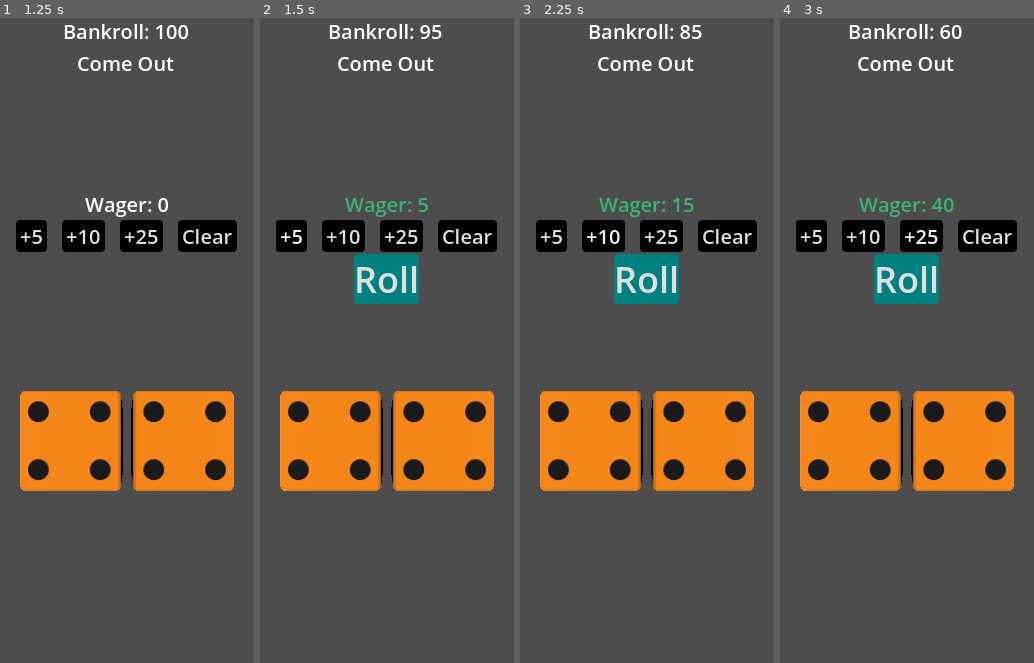
Above: before the commit, frames 1-4 (left to right).
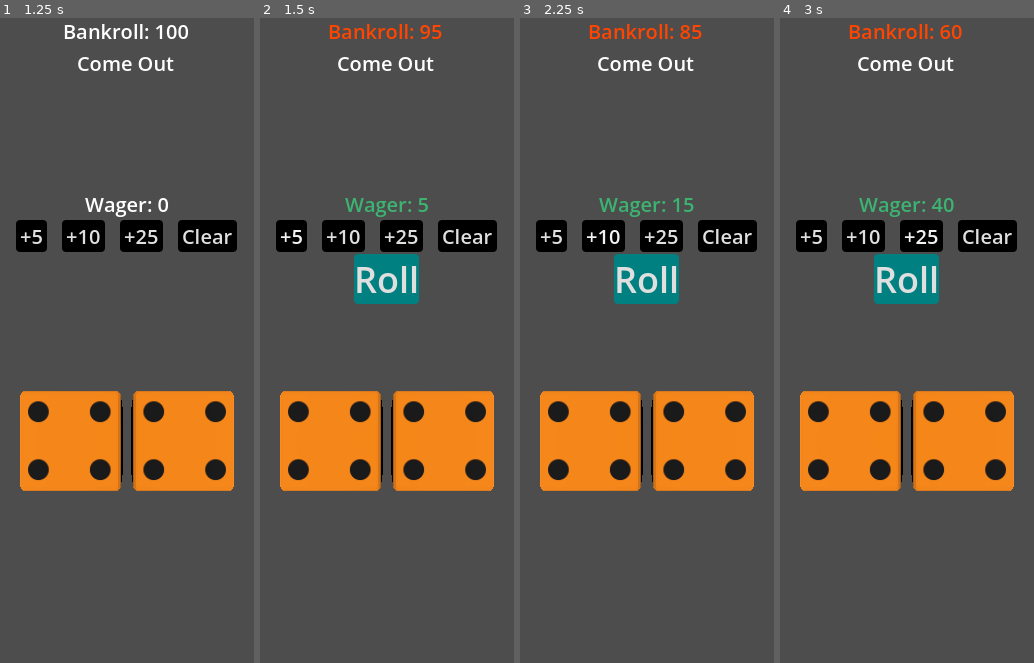
Above: after the commit, the same moments.

Repository: asarenski/godotCraps
Game: Godot game, scene res://src/scenes/main/main.tscn
The game is run twice, just before and just after one commit, with the same random seed, the same clock (stepped at 60 frames per second) and the same inputs.
Inputs:
- Up to frame 1 (1.25 s): click "Start" at 0.5 s
- Up to frame 2 (1.5 s): click "+5" at 1.25 s
- Up to frame 3 (2.25 s): click "+10" at 2 s
- Up to frame 4 (3 s): click "+25" at 2.75 s

Frame 1 is identical in both runs. In frame 2, 0.5% of the frame differs, in the area x 27-72%, y 0-4%; in frame 3, 0.5%; in frame 4, 0.5%.

Commit message:
flash bankroll label on balance changes too

Diff:
--- a/src/scenes/main/hud.gd
+++ b/src/scenes/main/hud.gd
@@ -5,7 +5,8 @@
 signal roll_requested
 
 var dice_roller: DiceRoller
-var _last_wager: int = 0
+var _last_balance: int = -1
+var _last_wager: int = -1
 
 func _ready():
 	hide()
@@ -27,6 +28,7 @@
 	show()
 
 func _on_timer_timeout() -> void:
+	$Status/Bankroll.remove_theme_color_override("font_color")
 	$Action/Wager.remove_theme_color_override("font_color")
 
 # --- View interface ---
@@ -34,10 +36,17 @@
 func show_money(balance: int, wager: int):
 	$Status/Bankroll.text = "Bankroll: %d" % balance
 	$Action/Wager.text = "Wager: %d" % wager
-	if wager > _last_wager:
-		_flash_wager_increase()
-	elif wager < _last_wager:
-		_flash_wager_decrease()
+	if _last_balance >= 0:
+		if balance > _last_balance:
+			_flash_label($Status/Bankroll, Color.MEDIUM_SEA_GREEN)
+		elif balance < _last_balance:
+			_flash_label($Status/Bankroll, Color.ORANGE_RED)
+	if _last_wager >= 0:
+		if wager > _last_wager:
+			_flash_label($Action/Wager, Color.MEDIUM_SEA_GREEN)
+		elif wager < _last_wager:
+			_flash_label($Action/Wager, Color.ORANGE_RED)
+	_last_balance = balance
 	_last_wager = wager
 	_set_reserved_visible($Action/RollButton, wager > 0)
 
@@ -75,15 +84,9 @@
 			if child is BaseButton:
 				child.mouse_filter = Control.MOUSE_FILTER_STOP if shown else Control.MOUSE_FILTER_IGNORE
 
-func _flash_wager_color(color: Color):
+func _flash_label(label: Label, color: Color) -> void:
 	$Action/Timer.start()
-	$Action/Wager.add_theme_color_override("font_color", color)
-
-func _flash_wager_increase():
-	_flash_wager_color(Color.MEDIUM_SEA_GREEN)
-
-func _flash_wager_decrease():
-	_flash_wager_color(Color.ORANGE_RED)
+	label.add_theme_color_override("font_color", color)
 
 func update_dice_result(dice1: int, dice2: int):
 	$Readout/Results/DiceResult.text = "Dice: %d + %d = %d" % [dice1, dice2, dice1 + dice2]
